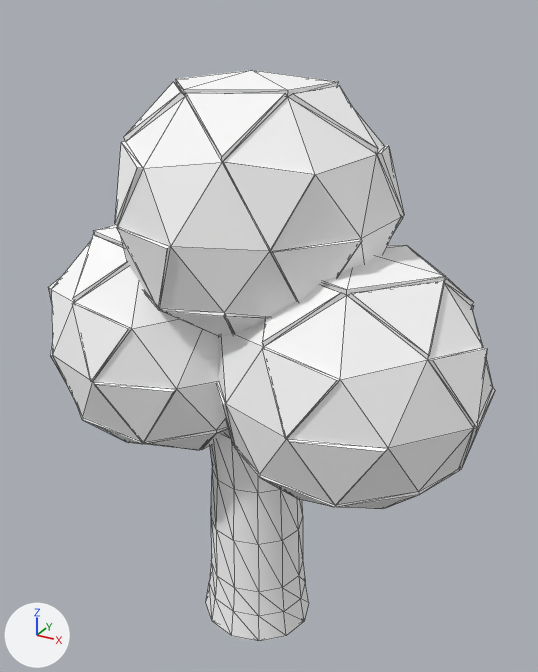
Before and after pictures for a commit that changed the glTF model public/models/trees/tree-4.glb.
One viewpoint serves both versions: a 50 mm camera at (2.11, -3.67, 3.99) aimed at (0.04, 0.11, 2.1). Every picture has the same lights, and +X, +Y and +Z are marked at lower left. Mesh edges are drawn as thin lines. Vertices at the same position are counted once.

Names of what the first picture shows: 'LeafCluster_4A', 'LeafCluster_4B', 'LeafCluster_4C', 'Trunk_Lv4'.
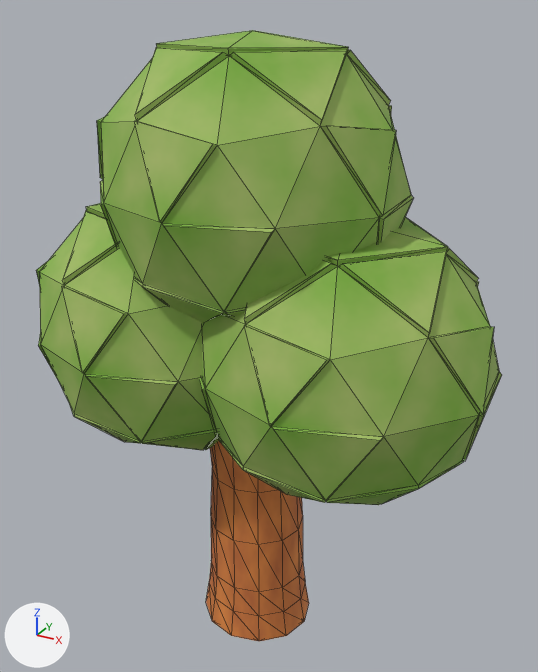
Where the change shows, as pixel boxes [x1, y1, x2, y2] in the pictures (538 x 672 px):
'LeafCluster_4C', surface changed, moved, rescaled, turned: before [115, 70, 404, 337]; after [97, 30, 414, 322]
'LeafCluster_4A', surface changed, moved, rescaled (grey to green, 9% wider, 9% taller): before [216, 245, 495, 509]; after [199, 217, 502, 505]
'LeafCluster_4B', surface changed, moved, rescaled: before [48, 224, 229, 450]; after [36, 203, 219, 450]
'Trunk_Lv4', surface changed (grey to brown): [206, 432, 309, 641] in both

The change, as a list of edits to the scene's bpy script:
```text
Add img_leafcluster_color:
    img_leafcluster_color = load_image('LeafCluster_Color', '_unpacked/LeafCluster_Color', 1024, 1024, 'sRGB')
Add img_trunk_color:
    img_trunk_color = load_image('Trunk_Color', '_unpacked/Trunk_Color', 1024, 1024, 'sRGB')
Change mat_material_016:
    remove mat_material_016.base_color = (1.0, 1.0, 1.0)  # white #ffffff
    add mat_material_016.texture = img_trunk_color
Change mat_material_017:
    remove mat_material_017.base_color = (1.0, 1.0, 1.0)  # white #ffffff
    add mat_material_017.texture = img_leafcluster_color
Change me_icosphere_003:
    used by ob_leafcluster_4a; parent = ob_trunk_lv4; location = (2.152, -0.0174, 1.763); scale = (2.58, 2.73, 0.993)
    remove me_icosphere_003.from_pydata(...)  # 152 vertices, 300 faces; spans x -1.06..1.04, y -1.06..1.06, z -0.11..1.82
    add me_icosphere_003.from_pydata(...)  # 152 vertices, 300 faces; spans x -1.06..1.04, y -1.06..1.06, z -0.03..1.82
    me_icosphere_003 part 1: texture (UV) coordinates of 300 of 300 faces, centred in x -1.02..1.02, y -1.01..0.99, z -0.06..1.77, changed; they spanned u 0.0..1.0, v 0.0..0.47 and now span u 0.04..0.99, v 0.01..0.97
Change me_icosphere_005:
    used by ob_leafcluster_4b; parent = ob_trunk_lv4; location = (-2.051, -0.00496, 1.771); scale = (2.58, 2.73, 0.993)
    remove me_icosphere_005.from_pydata(...)  # 152 vertices, 300 faces; spans x -1.06..1.04, y -1.06..1.06, z -0.11..1.82
    add me_icosphere_005.from_pydata(...)  # 152 vertices, 300 faces; spans x -1.06..1.04, y -1.06..1.06, z -0.03..1.82
    me_icosphere_005 part 2: texture (UV) coordinates of 300 of 300 faces, centred in x -1.02..1.02, y -1.01..0.99, z -0.06..1.77, changed; they spanned u 0.0..1.0, v 0.0..0.47 and now span u 0.04..0.99, v 0.01..0.97
Change me_icosphere_006:
    used by ob_leafcluster_4c; parent = ob_trunk_lv4; location = (-0.0135, -0.0174, 2.928); rotation_euler = (0.0, 0.0, -3.142), in degrees (0, 0, -180); scale = (2.58, 2.73, 0.993)
    remove me_icosphere_006.from_pydata(...)  # 152 vertices, 300 faces; spans x -1.06..1.04, y -1.06..1.06, z -0.11..1.82
    add me_icosphere_006.from_pydata(...)  # 152 vertices, 300 faces; spans x -1.06..1.04, y -1.06..1.06, z -0.03..1.82
    me_icosphere_006 part 3: texture (UV) coordinates of 300 of 300 faces, centred in x -1.02..1.02, y -1.01..0.99, z -0.06..1.77, changed; they spanned u 0.0..1.0, v 0.0..0.47 and now span u 0.04..0.99, v 0.01..0.97
Change ob_leafcluster_4a:
    ob_leafcluster_4a.location: (2.152, -0.0174, 1.763) -> (1.985, 0.0, 1.807)
    ob_leafcluster_4a.scale: (2.58, 2.73, 0.993) -> (2.82, 2.98, 1.08)
Change ob_leafcluster_4b:
    ob_leafcluster_4b.location: (-2.051, -0.00496, 1.771) -> (-2.004, 0.0, 1.807)
    ob_leafcluster_4b.scale: (2.58, 2.73, 0.993) -> (2.82, 2.98, 1.08)
Change ob_leafcluster_4c:
    ob_leafcluster_4c.rotation_euler: (0.0, 0.0, -3.142) -> (0.0, 0.0, 0.0)  # degrees (0, 0, -180) -> degrees (0, 0, 0)
    ob_leafcluster_4c.location: (-0.0135, -0.0174, 2.928) -> (0.0000947, 0.0, 3.016)
    ob_leafcluster_4c.scale: (2.58, 2.73, 0.993) -> (2.82, 2.98, 1.08)
```
